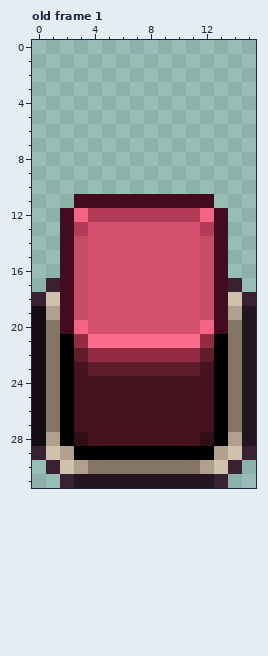
A pixel-art file gets an edit: Assets/GAME/Arte/Tilesets/Tiles/alfombra/puzzle activacion/boton_levantado_rojo.aseprite. Above is the file before it was changed.
16x32 pixels, 1 frame. Shown: old frame 1. The commit also changed other frames, which this record leaves out.
The same view after the edit:
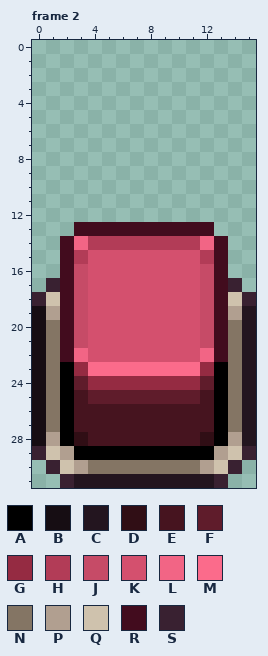
Palette (. is transparent): A #000000  B #160d13  C #23151f  D #300e15  E #46141f  F #5f1c2b  G #952b42  H #b23c57  J #c64b67  K #d4506e  L #f26585  M #fb6b8b  N #847564  P #b19f90  Q #cfc2ad  R #420c1e  S #392131
A new or re-ordered frame is compared with the old frame closest to it.
Difference:
frames 1 -> 5
layer "Layer 1" now shown
Changed rows in their new state; - is an unchanged pixel.
Frame 2 is new; against old frame 1, layer "Layer 1 #2":
first column x 2:
11 -..........-
12 ............
13 .RRRRRRRRRR.
14 -LHHHHHHHHL-
15 -H--------H-
first column x 2:
20 -J--------J-
21 RJKKKKKKKKJR
22 RLKKKKKKKKLR
23 -GMMMMMMMMG-
24 -FGGGGGGGGF-
25 --FFFFFFFF--
Pixel boxes of the changes (left, top, right, bottom) in both pictures:
changed: (60, 194, 228, 404)
